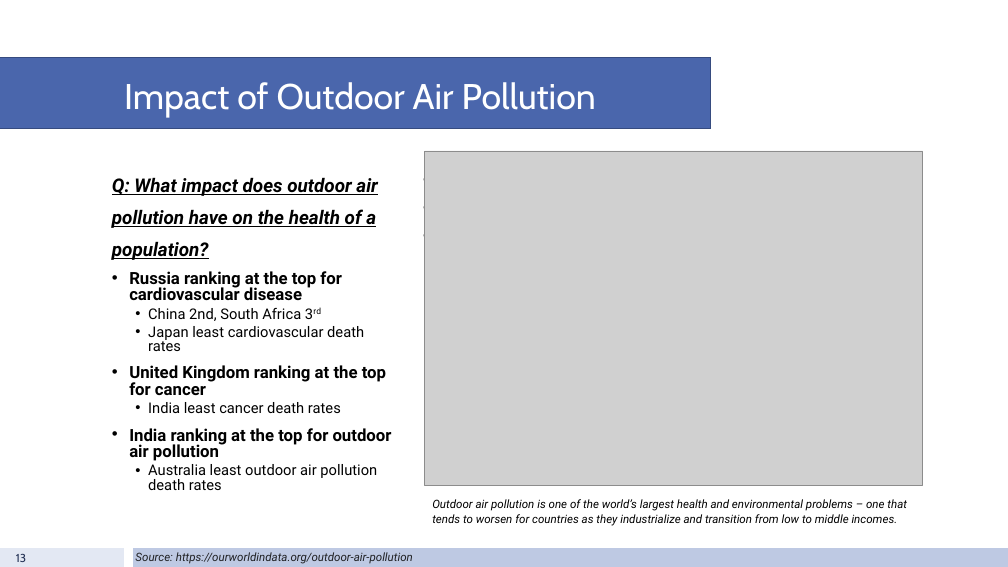
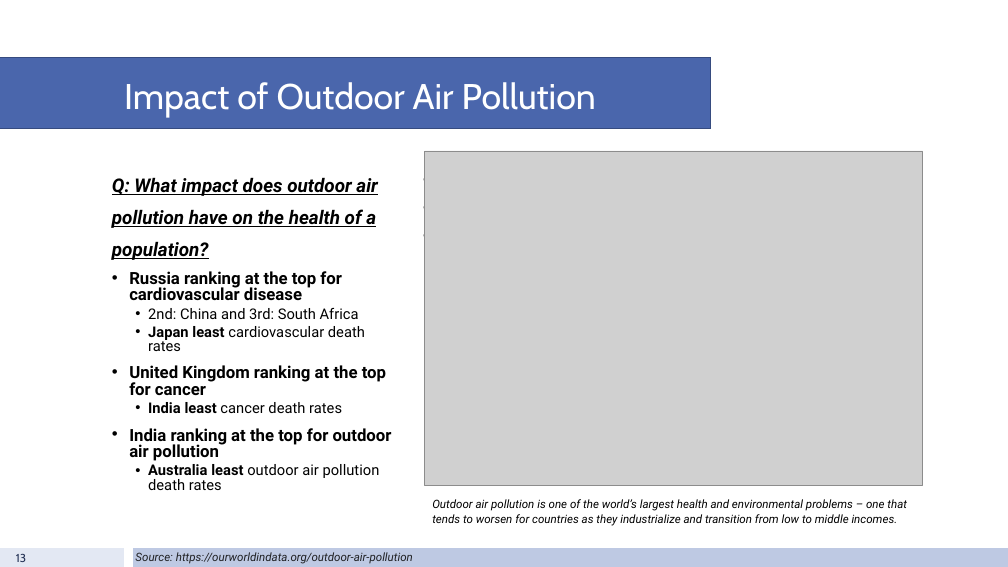
Before and after one commit to fiyang89/project-1-group-8, a slide deck: slide 13 of Population.pptx. Drawn at 1008x567 pixels with LibreOffice and Linux fonts; fonts in the diff are those of the drawing; grey boxes stand for pictures. Boxes give left, top, right and bottom in pixels: in the first picture for what was removed or moved away, otherwise in the second. Text is boxed around its words. In the diff, an @@ line names an element or a change of style, - is before the commit and + after.

```diff
--- a/Population.pptx
+++ b/Population.pptx
@@ text at box(148, 308, 359, 319): text changed @@
-  • China 2nd, South Africa 3rd
+  • 2nd: China and 3rd: South Africa
@@ text at box(148, 326, 380, 490): bold on in "Japan least", "India least", "Australia least" @@
```
Also in this commit, not shown: 2 other slides changed.
